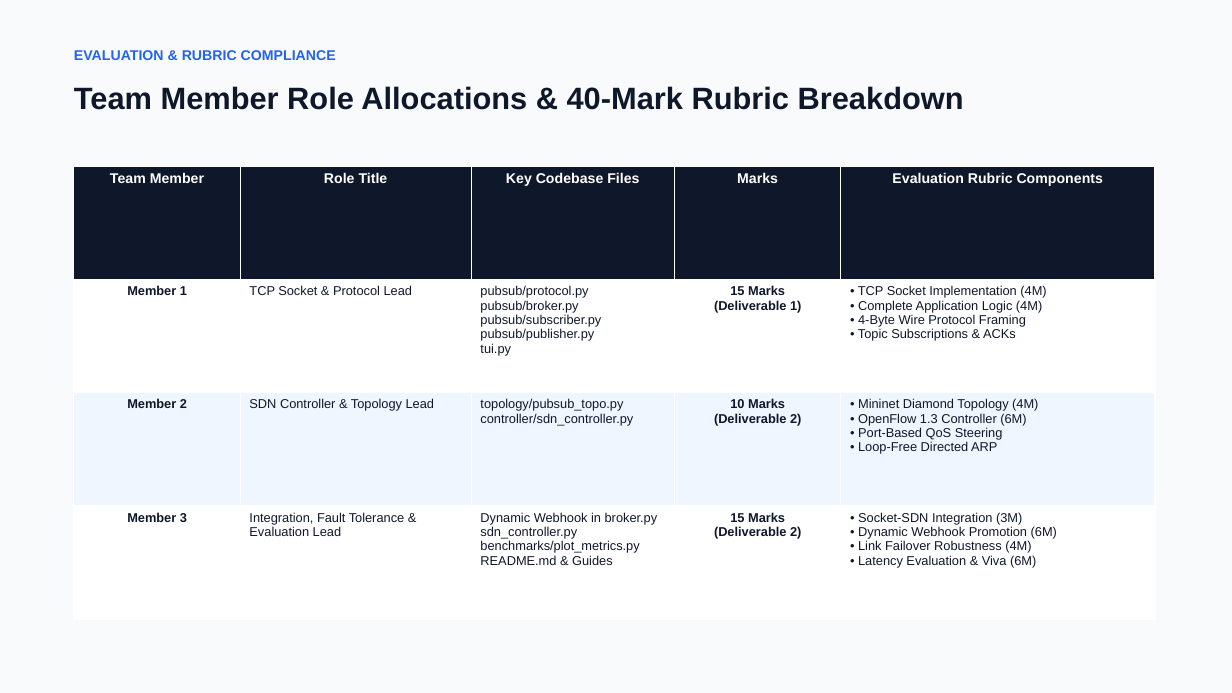
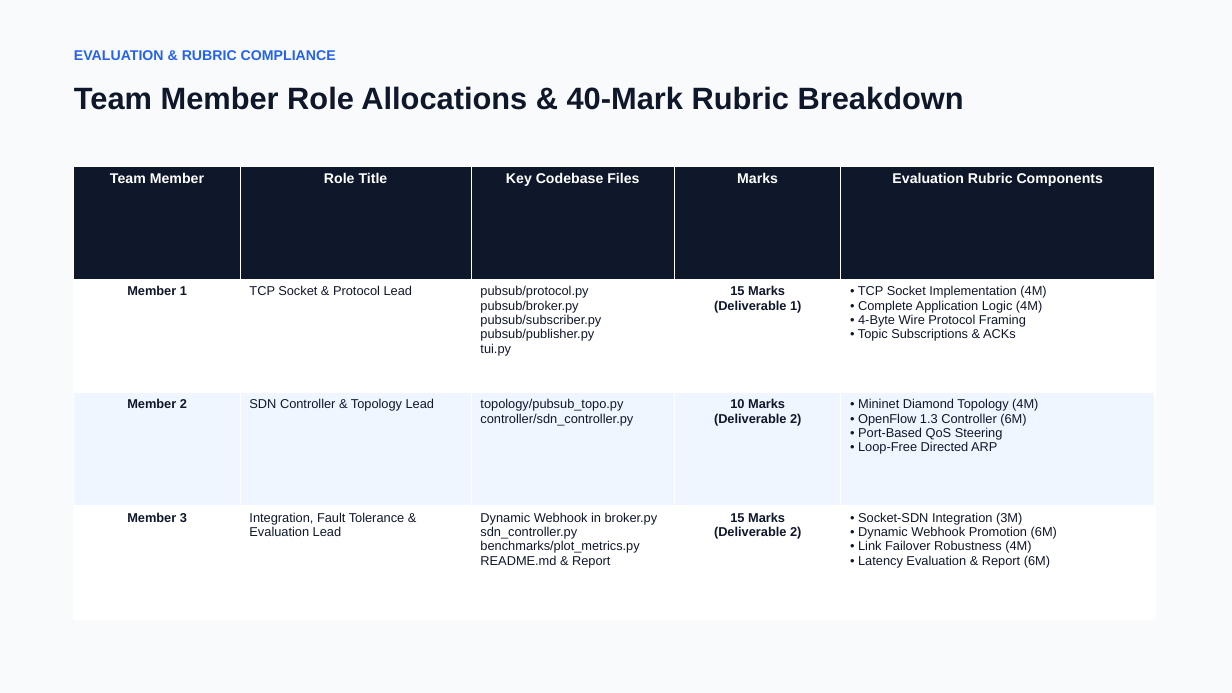
Before and after one commit to chandrugworkspace/sdn-tcp-pubsub, a slide deck: slide 11 of SDN_TCP_PubSub_Presentation.pptx. Drawn at 1232x693 pixels with LibreOffice and Linux fonts; fonts in the diff are those of the drawing. Boxes give left, top, right and bottom in pixels: in the first picture for what was removed or moved away, otherwise in the second. Text is boxed around its words. In the diff, an @@ line names an element or a change of style, - is before the commit and + after.

Commit message:
docs: remove all viva question formats from README, report, and presentation slides

```diff
--- a/SDN_TCP_PubSub_Presentation.pptx
+++ b/SDN_TCP_PubSub_Presentation.pptx
@@ table at (x1=74, y1=166, x2=1155, y2=619) @@
-row 4, column 3: Dynamic Webhook in broker.py sdn_controller.py benchmarks/plot_metrics.py README.md & Guides
+row 4, column 3: Dynamic Webhook in broker.py sdn_controller.py benchmarks/plot_metrics.py README.md & Report
-row 4, column 5: • Socket-SDN Integration (3M) • Dynamic Webhook Promotion (6M) • Link Failover Robustness (4M) • Latency Evaluation & Viva (6M)
+row 4, column 5: • Socket-SDN Integration (3M) • Dynamic Webhook Promotion (6M) • Link Failover Robustness (4M) • Latency Evaluation & Report (6M)
```
Also in this commit, not shown: 2 other slides changed, 5 other files.
